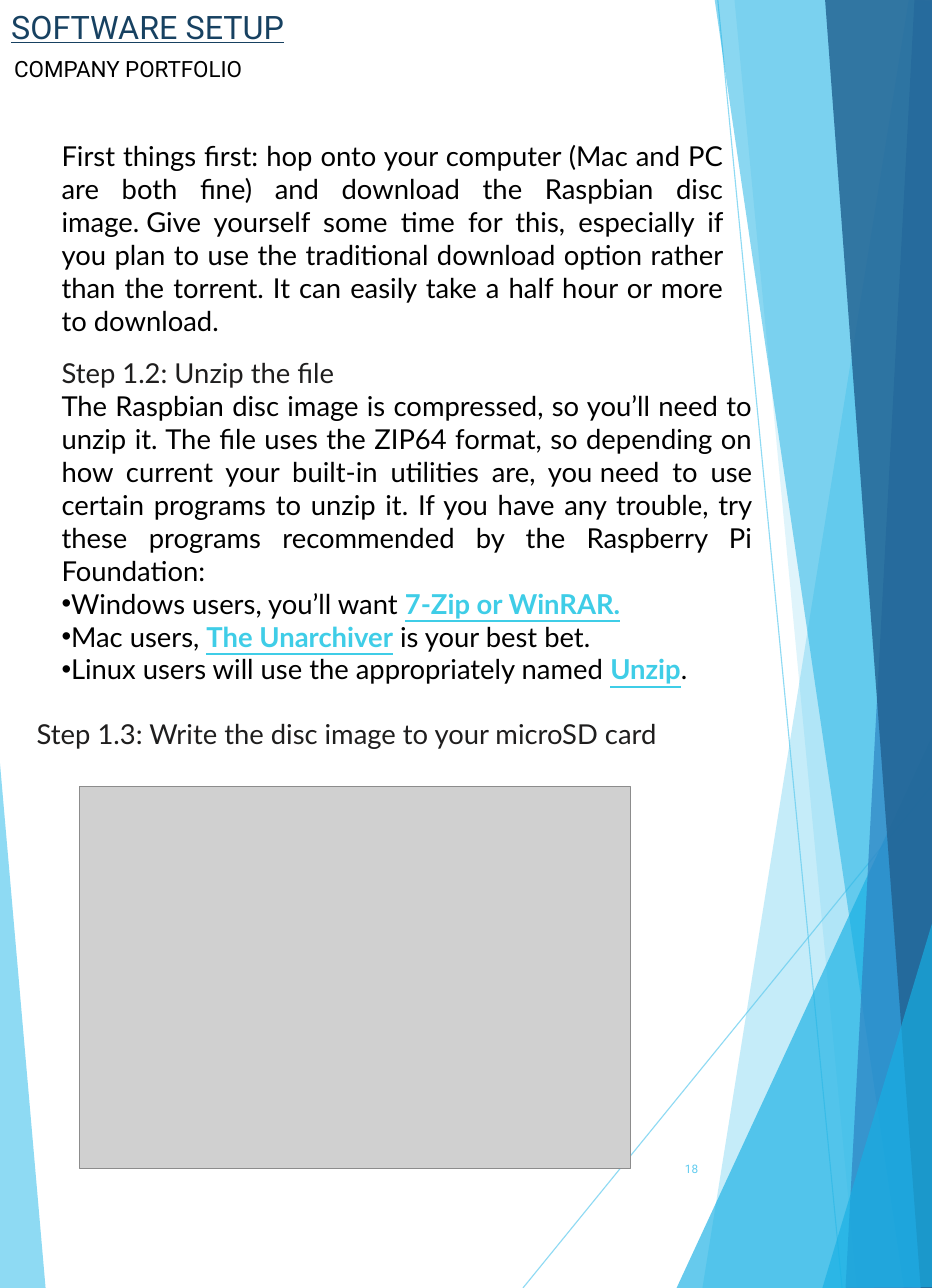
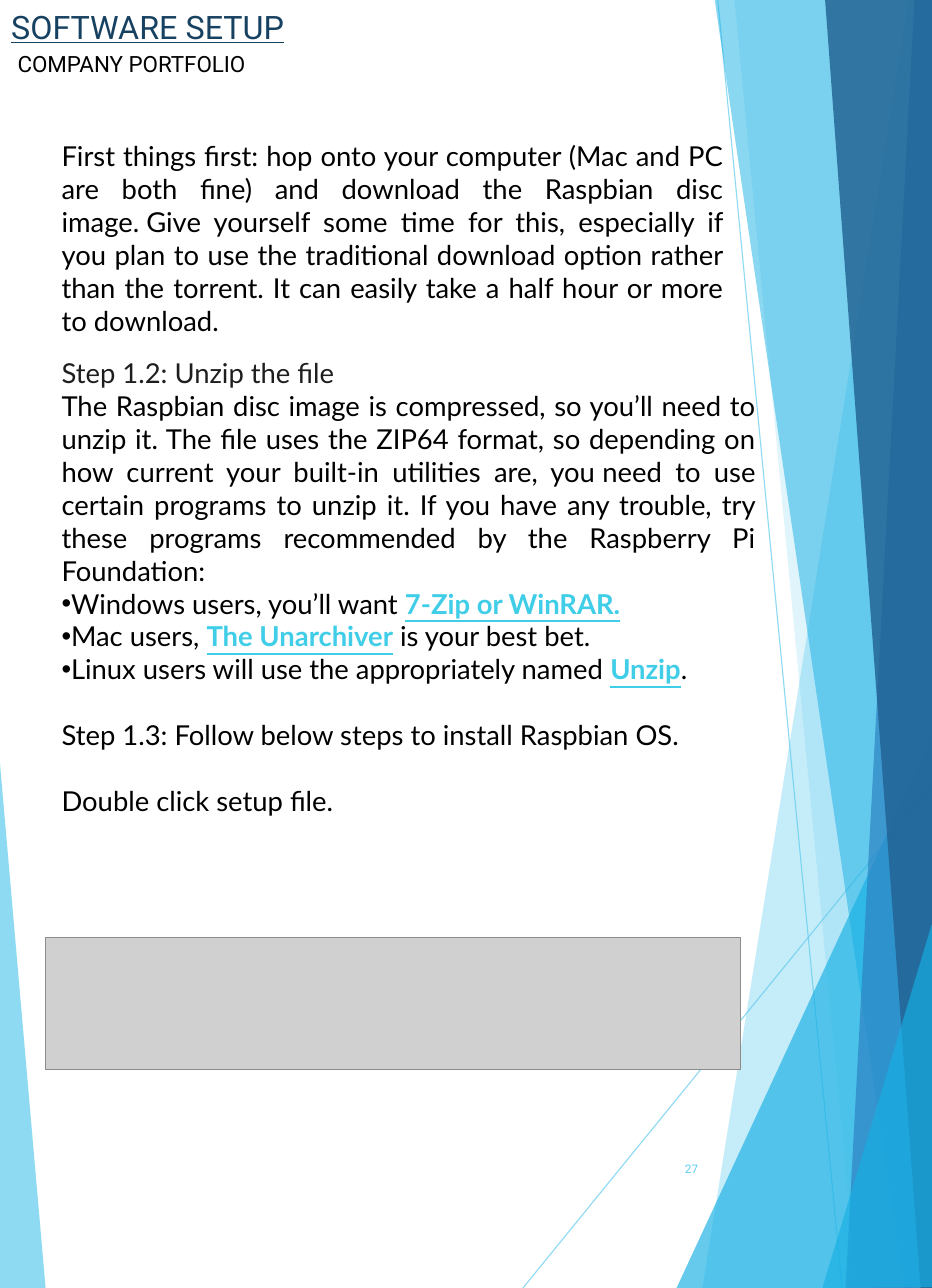
Before and after one commit to itsharsh/SmartMirror-RaspberryPi, a slide deck: slide 27 of Smart Mirror Manual.pptx (slide 18 before the commit). Drawn at 932x1288 pixels with LibreOffice and Linux fonts; fonts in the diff are those of the drawing; grey boxes stand for pictures. Boxes give left, top, right and bottom in pixels: in the first picture for what was removed or moved away, otherwise in the second. Text is boxed around its words. In the diff, an @@ line names an element or a change of style, - is before the commit and + after.

```diff
--- a/Smart Mirror Manual.pptx
+++ b/Smart Mirror Manual.pptx
@@ text "COMPANY PORTFOLIO": place and size @@
-text "COMPANY PORTFOLIO" at (14, 61, 242, 78)
+text "COMPANY PORTFOLIO" at (18, 56, 246, 73)
@@ text removed at (37, 723, 656, 749) @@
-Step 1.3: Write the disc image to your microSD card
@@ text at (62, 724, 679, 816): paragraphs added @@
+Step 1.3: Follow below steps to install Raspbian OS.
+Double click setup file.
@@ picture removed at (80, 786, 630, 1169) @@
@@ picture added at (45, 937, 740, 1070) @@
@@ page number at (685, 1164, 698, 1173): text changed @@
-18
+27
```
Also in this commit, not shown: 16 other slides changed, 22 slides added, 10 slides removed.
